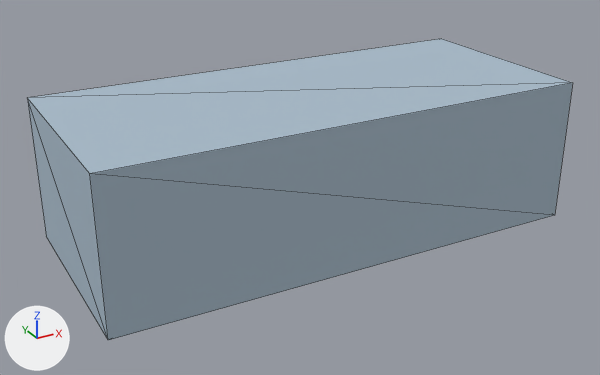
One commit to the glTF model shared/assets/models/fish_ink_squid.glb: the scene before it, then after it.
Before and after are seen from a 50 mm camera at (-0.235, -0.417, 0.191) aimed at (-0.007, -0.004, -0.016). Every picture has the same lights, and +X, +Y and +Z are marked at lower left. The picture after the commit comes second. Mesh edges are drawn as thin lines. Vertices at exactly the same position are counted once.

Before the edit, the objects in view are built like this:
```python
mat_item = principled_material('item')
mat_item.base_color = (0.397, 0.503, 0.597)  # blue #a9bccb
mat_item.roughness = 0.85
me_item = bpy.data.meshes.new('item')
me_item.from_pydata(...)  # a box spanning x -0.5..0.5, y -0.5..0.5, z -0.5..0.5
me_item.materials.append(mat_item)  # blue #a9bccb
ob_species_ink_squid = bpy.data.objects.new('species.ink_squid', me_item)
ob_species_ink_squid.location = (0.0, 0.0, 0.0)
ob_species_ink_squid.scale = (0.3, 0.13, 0.09)
```
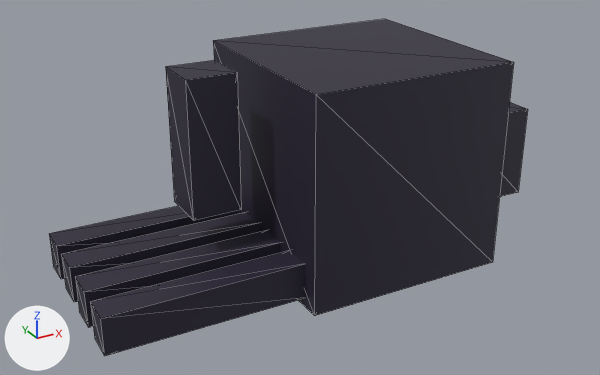
Location of each change, (x1, y1, x2, y2) in pixels of the pictures (600 x 375 px):
```json
{"object": "species.ink_squid", "change": "recoloured, reshaped, rescaled", "before": [27, 39, 573, 340], "after": [49, 19, 528, 356], "on screen": "12% narrower, 12% taller"}
```

The change, as JSON lines over the scene's bpy script:
```json
{"op": "set", "path": "mat_item.base_color", "old": "(0.397, 0.503, 0.597)", "new": "(0.0232, 0.0176, 0.0396)", "note": "blue #a9bccb -> dark purple #2a2438"}
{"block": "me_item", "where": "# used by ob_species_ink_squid; location = (0.0, 0.0, 0.0); scale = (0.3, 0.13, 0.09)"}
{"op": "remove", "block": "me_item", "code": "me_item.from_pydata(...)  # 8 vertices, 12 faces; spans x -0.5..0.5, y -0.5..0.5, z -0.5..0.5"}
{"op": "add", "block": "me_item", "code": "me_item.from_pydata(...)  # 56 vertices, 84 faces; spans x -0.5..0.5, y -0.219..0.219, z -0.222..0.222"}
{"block": "me_item", "change": "me_item part 1: the whole mesh is rebuilt"}
{"op": "set", "path": "ob_species_ink_squid.scale", "old": "(0.3, 0.13, 0.09)", "new": "(0.3, 0.3, 0.3)"}
```
